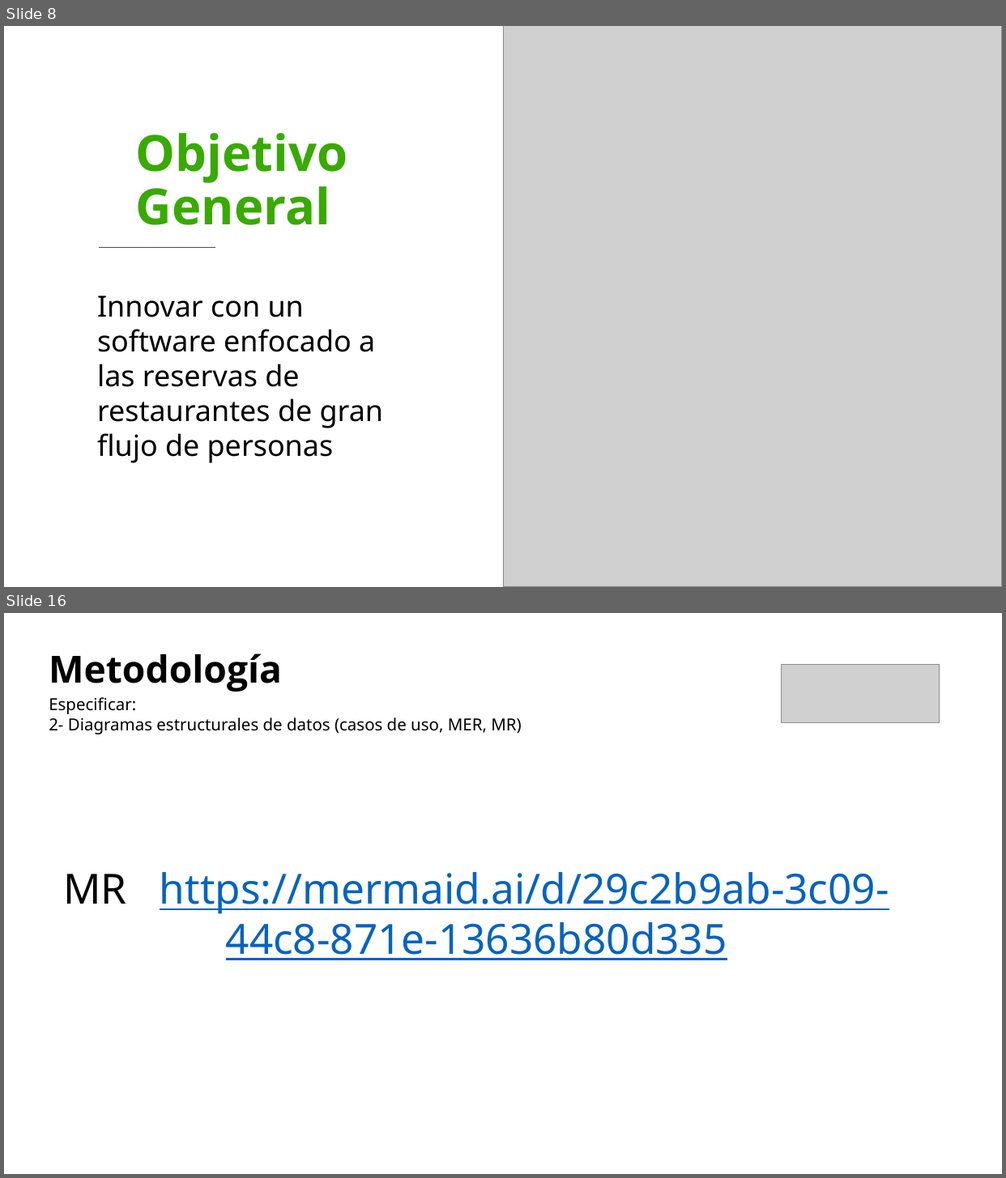
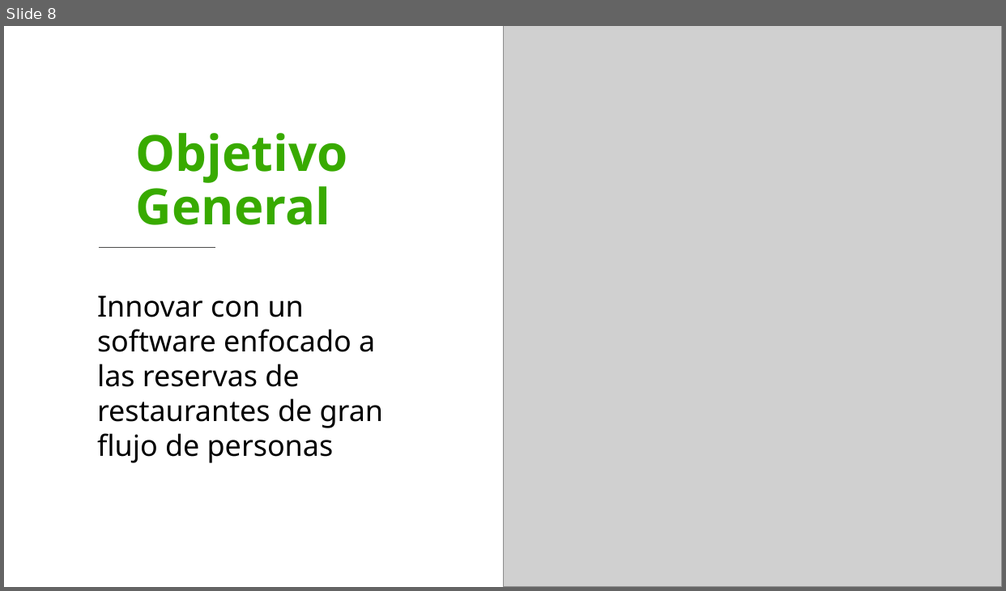
Before and after one commit to SebastianPacheco05/Reservify, a slide deck: docs/docs/files/GC-F-004FormatoPlantillaPresentacionPowerPointInteractiva.pptx. Shown one above the other, each under a label of ours: slides 8 and 16 before the commit, slide 8 after it; the slides between them are not shown. The pictures are 1006x1178 and 1006x591 pixels, drawn with LibreOffice and Linux fonts; fonts in the diff are those of the drawing; grey boxes stand for pictures; background and template pictures are left out. Boxes give left, top, right and bottom in pixels: in the first picture for what was removed or moved away, otherwise in the second. Text is boxed around its words. In the diff, an @@ line names an element or a change of style, - is before the commit and + after.

```diff
--- a/docs/docs/files/GC-F-004FormatoPlantillaPresentacionPowerPointInteractiva.pptx
+++ b/docs/docs/files/GC-F-004FormatoPlantillaPresentacionPowerPointInteractiva.pptx
@@ slide 16 removed at box(4, 613, 1002, 1174), background #FFFFFF @@
@@ text removed at box(49, 653, 282, 692) @@
-Metodología
@@ picture removed at box(781, 665, 940, 723) @@
@@ text removed at box(49, 697, 521, 735) @@
-Especificar:
-2- Diagramas estructurales de datos (casos de uso, MER, MR)
@@ text removed at box(63, 872, 889, 960) @@
-MR https://mermaid.ai/d/29c2b9ab-3c09-44c8-871e-13636b80d335
```
Also in this commit, not shown: 15 slides changed, 3 slides added, 7 other slides removed, 1 other file.
